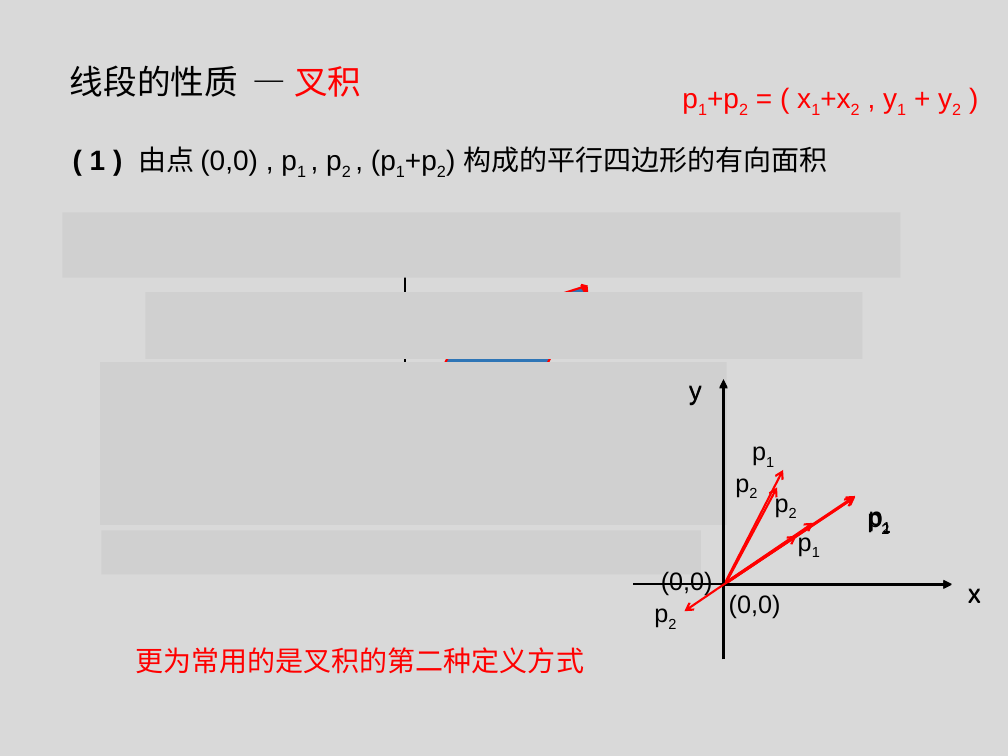
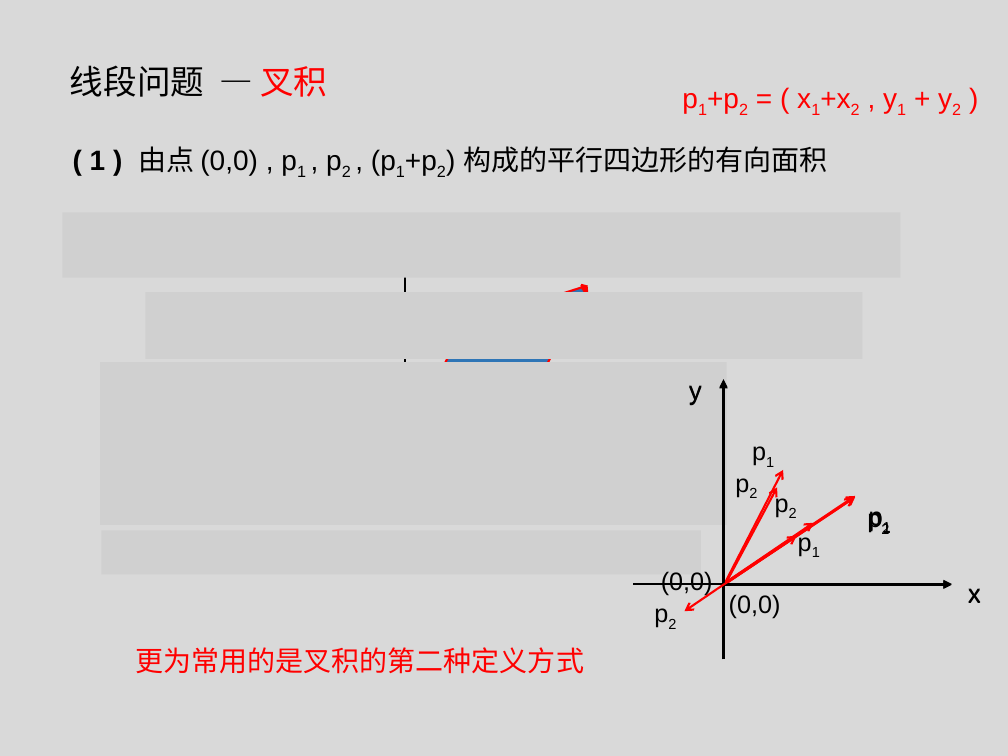
Before and after one commit to tianzhuwei/PPT, a slide deck: slide 3 of 第二讲快排+计算几何.pptx. Drawn at 1008x756 pixels with LibreOffice and Linux fonts; fonts in the diff are those of the drawing; grey boxes stand for pictures. Boxes give left, top, right and bottom in pixels: in the first picture for what was removed or moved away, otherwise in the second. Text is boxed around its words. In the diff, an @@ line names an element or a change of style, - is before the commit and + after.

```diff
--- a/第二讲快排+计算几何.pptx
+++ b/第二讲快排+计算几何.pptx
@@ text at [70,65,327,97]: text changed @@
-线段的性质 — 叉积
+线段问题 — 叉积
```
Also in this commit, not shown: 5 other slides changed, 1 slide added, 1 slide removed.
